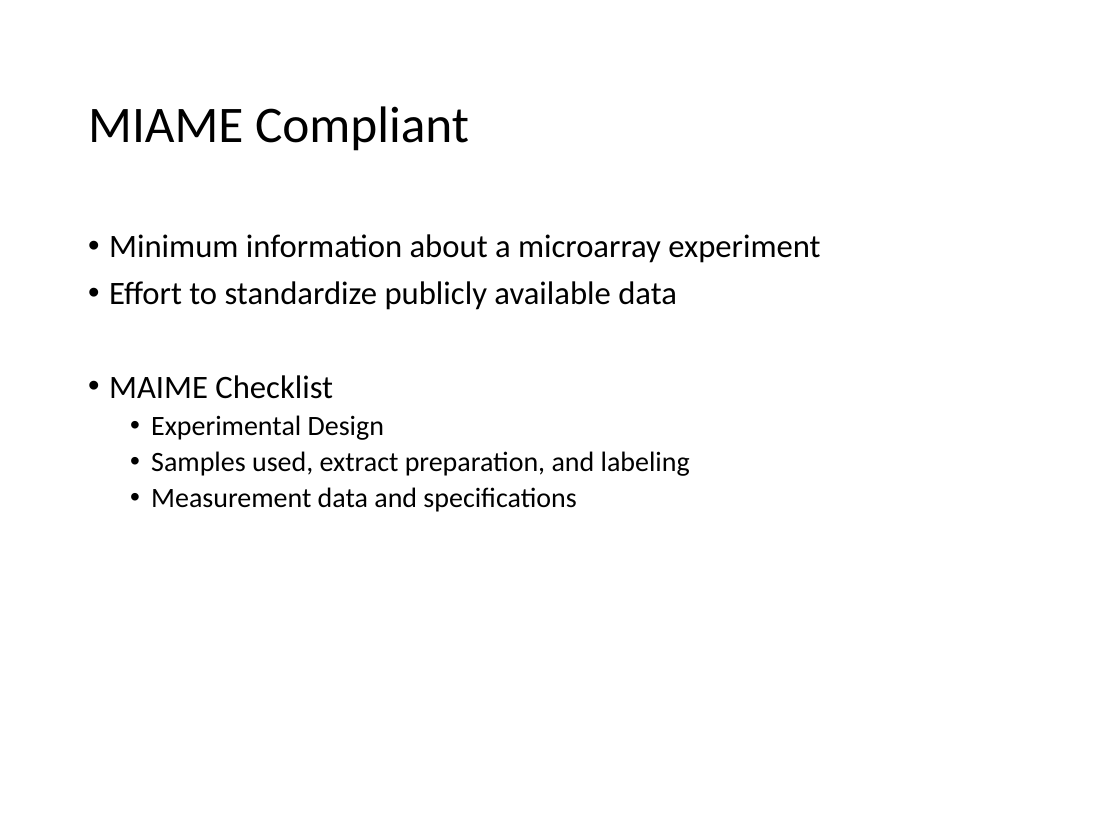
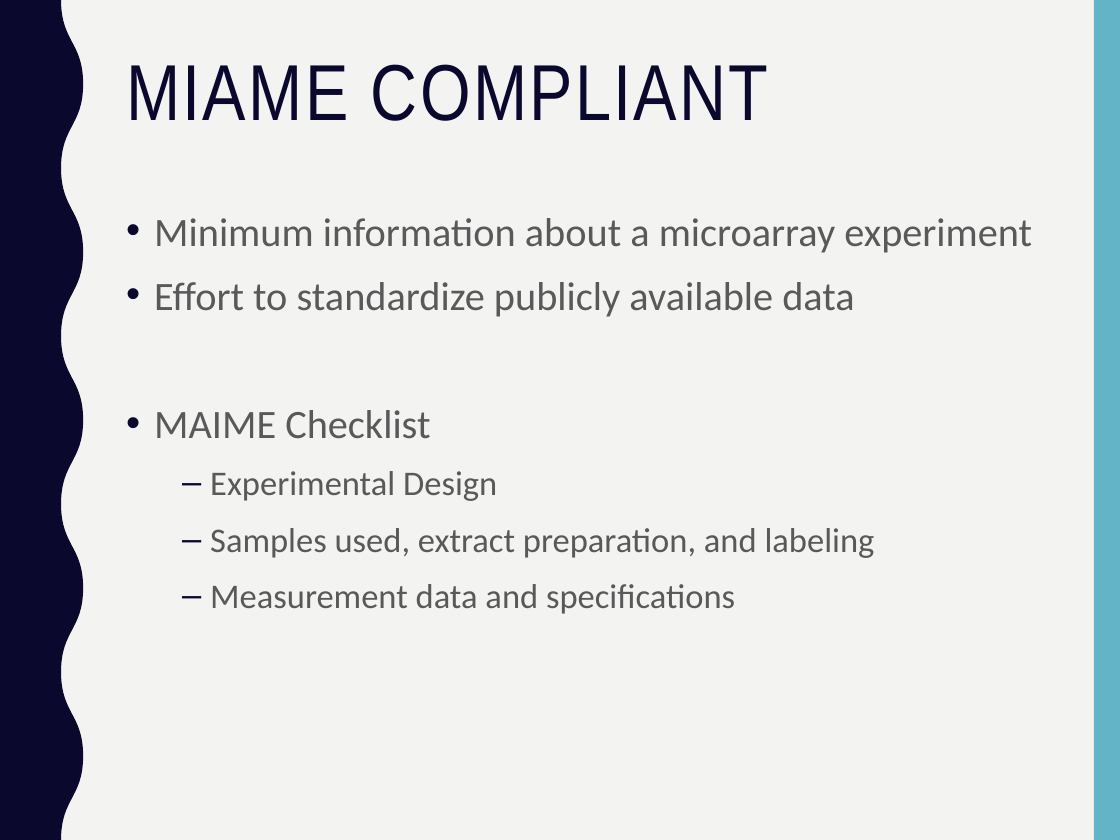
Before and after one commit to PRodriguez19/Intro-to-rnaseq, a slide deck: slide 6 of lectures/Lecture5-MMG232.pptx (slide 4 before the commit). Drawn at 1120x840 pixels with LibreOffice and Linux fonts; fonts in the diff are those of the drawing. Boxes give left, top, right and bottom in pixels: in the first picture for what was removed or moved away, otherwise in the second. Text is boxed around its words. In the diff, an @@ line names an element or a change of style, - is before the commit and + after.

```diff
--- a/lectures/Lecture5-MMG232.pptx
+++ b/lectures/Lecture5-MMG232.pptx
@@ background #FFFFFF to #F3F3F2 @@
@@ freeform shape added at [0, 0, 83, 840], fill #0B082E @@
@@ rectangle added at [1094, 0, 1120, 840], fill #62B4C6 @@
@@ title "MIAME COMPLIANT" at [126, 64, 768, 121]: vertical alignment middle to top @@
@@ title at [126, 64, 768, 121]: text changed; size 33 to 51 pt; font Calibri to Arial Narrow; text colour #000000 to #0B082E @@
-MIAME Compliant
+MIAME COMPLIANT
@@ text "Minimum information about a microarray ...": place and size @@
-text "Minimum information about a microarray ..." at [109, 234, 820, 512]
+text "Minimum information about a microarray ..." at [154, 218, 1032, 614]
@@ text "Minimum information about a microarray ..." at [154, 218, 1032, 614]: size 21 to 25.9 pt in "Minimum information about a microarray experiment", "Effort to standardize publicly available data", "MAIME Checklist"; text colour #000000 to #595959; size 18 to 22.2 pt in "Experimental Design", "Samples used, extract preparation, and labeling", "Measurement data and specifications"; indent changed; line spacing 0.9 to 1.1; bullet • to –; more space between paragraphs @@
```
Also in this commit, not shown: 25 other slides changed, 15 slides added, 5 slides removed, 6 other files.
